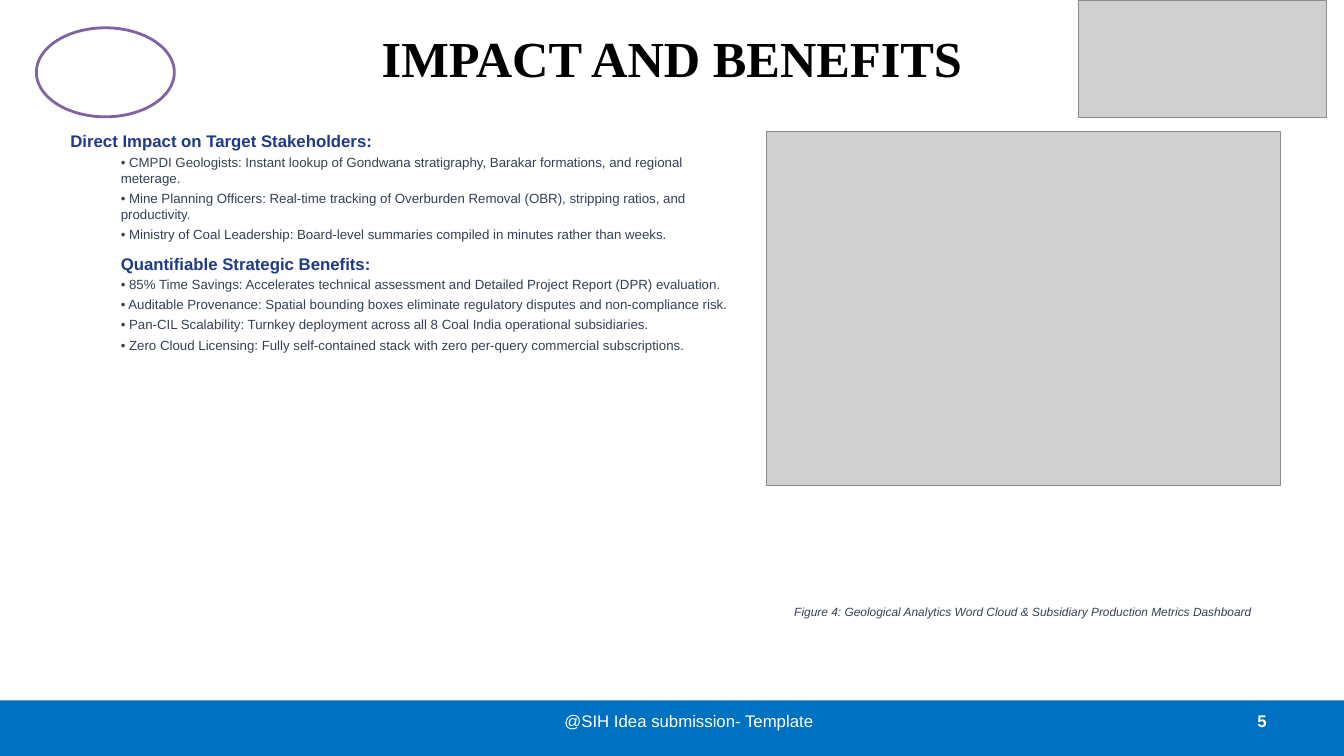
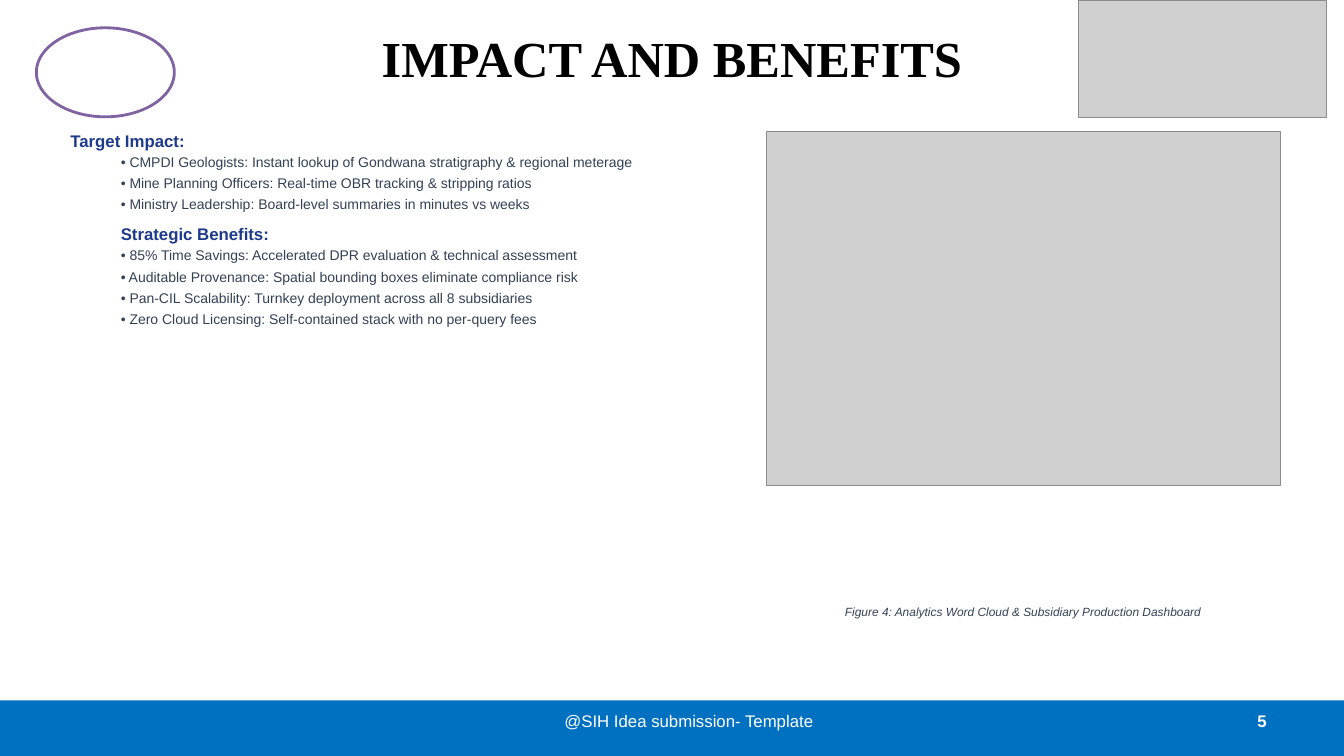
Before and after one commit to Sankar7567/data_miners, a slide deck: slide 5 of SIH2026_GeoIntel_Core_Data_Miners.pptx. Drawn at 1344x756 pixels with LibreOffice and Linux fonts; fonts in the diff are those of the drawing; grey boxes stand for pictures. Boxes give left, top, right and bottom in pixels: in the first picture for what was removed or moved away, otherwise in the second. Text is boxed around its words. In the diff, an @@ line names an element or a change of style, - is before the commit and + after.

```diff
--- a/SIH2026_GeoIntel_Core_Data_Miners.pptx
+++ b/SIH2026_GeoIntel_Core_Data_Miners.pptx
@@ text at (70,135,632,327): text changed; size 9.5 to 10 pt @@
-Direct Impact on Target Stakeholders:
-  • CMPDI Geologists: Instant lookup of Gondwana stratigraphy, Barakar formations, and regional meterage.
-  • Mine Planning Officers: Real-time tracking of Overburden Removal (OBR), stripping ratios, and productivity.
-  • Ministry of Coal Leadership: Board-level summaries compiled in minutes rather than weeks.
-Quantifiable Strategic Benefits:
-  • 85% Time Savings: Accelerates technical assessment and Detailed Project Report (DPR) evaluation.
-  • Auditable Provenance: Spatial bounding boxes eliminate regulatory disputes and non-compliance risk.
-  • Pan-CIL Scalability: Turnkey deployment across all 8 Coal India operational subsidiaries.
-  • Zero Cloud Licensing: Fully self-contained stack with zero per-query commercial subscriptions.
+Target Impact:
+  • CMPDI Geologists: Instant lookup of Gondwana stratigraphy & regional meterage
+  • Mine Planning Officers: Real-time OBR tracking & stripping ratios
+  • Ministry Leadership: Board-level summaries in minutes vs weeks
+Strategic Benefits:
+  • 85% Time Savings: Accelerated DPR evaluation & technical assessment
+  • Auditable Provenance: Spatial bounding boxes eliminate compliance risk
+  • Pan-CIL Scalability: Turnkey deployment across all 8 subsidiaries
+  • Zero Cloud Licensing: Self-contained stack with no per-query fees
@@ text at (845,607,1200,619): text changed @@
-Figure 4: Geological Analytics Word Cloud & Subsidiary Production Metrics Dashboard
+Figure 4: Analytics Word Cloud & Subsidiary Production Dashboard
```
Also in this commit, not shown: 5 other slides changed, 9 other files.
